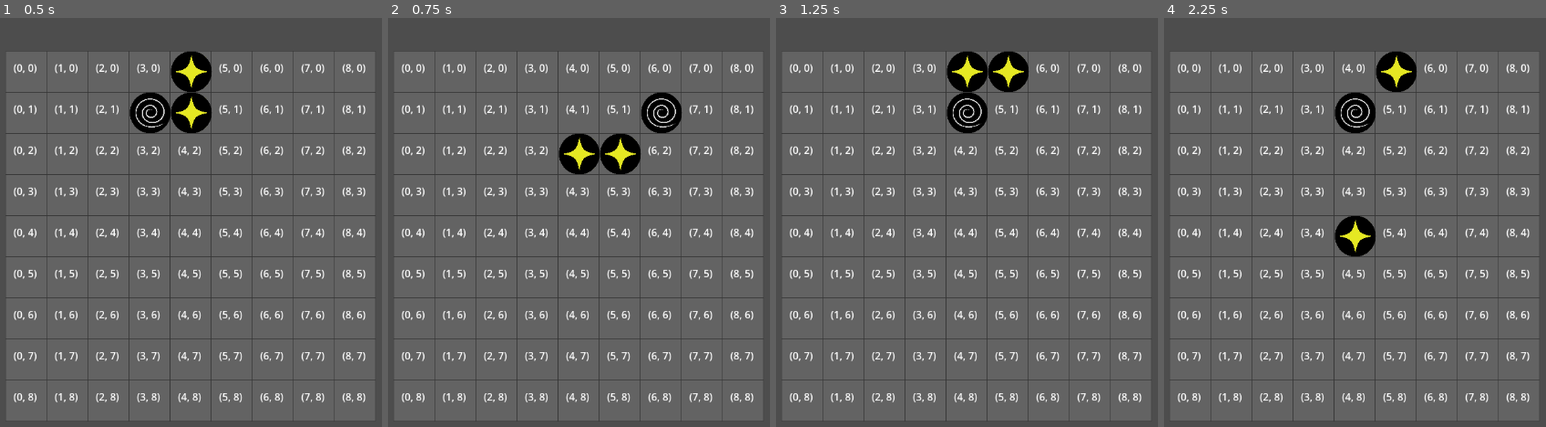
Above: before the commit, frames 1-4 (left to right).
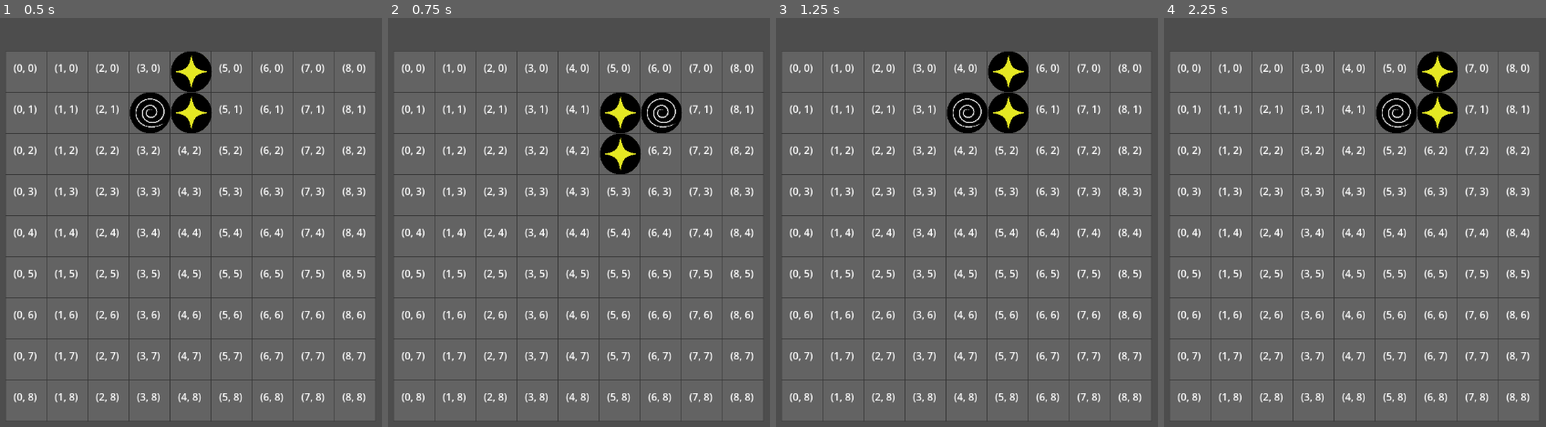
Above: after the commit, the same moments.

Repository: Jose-YP/PuzzlePrototype
Game: Godot game, scene res://Scenes/Main.tscn
Two runs of this game, one before a commit and one after it. Both use one fixed random seed, a clock stepped at 60 frames per second and the inputs below.
Inputs:
- Up to frame 1 (0.5 s): no input
- Up to frame 2 (0.75 s): tap Enter (ui_accept) at 0.5, 0.6 s; hold Right (ui_right) from 0.53 s (still down)
- Up to frame 3 (1.25 s): keep holding Right (ui_right); tap Enter (ui_accept) at 0.77, 1.07 s
- Up to frame 4 (2.25 s): release Right (ui_right) at 1.28 s; hold Down (ui_down) 1.28-2.03 s; tap Enter (ui_accept) at 1.35, 1.52, 1.82, 2.1 s; hold Right (ui_right) from 2.03 s (still down)

Frame 1 is identical in both runs. In frame 2, 1.7% of the frame differs, in the area x 44-67%, y 18-39%; in frame 3, 1.7%; in frame 4, 5.0%, in the area x 44-77%, y 8-59%.

Commit message:
Can move pieces left and right, have to keep rotation in empty spaces

Diff:
--- a/Code/Scenes/Board.gd
+++ b/Code/Scenes/Board.gd
@@ -63,14 +63,14 @@
 func spawn_piece() -> void:
 	currentPiece = fullPiece.instantiate()
 	$Grid.add_child(currentPiece)
-	currentPiece.currentPos[0] = start_pos
+	currentPiece.gridPos[0] = start_pos
 
 	board[start_pos.x][start_pos.y] = currentPiece.pieces[0]
 	currentPiece.rot.global_position = grid_to_pixel(start_pos)
 
 	full_piece_rotation(start_pos)
 	currentPiece.sync_position()
-	print(currentPiece.currentPos)
+	print(currentPiece.gridPos)
 
 func full_piece_rotation(pos) -> void:
 	var firstPos: Vector2 = pos
@@ -97,9 +97,10 @@
 	board[firstPos.x][firstPos.y] = currentPiece.pieces[1]
 	board[secondPos.x][secondPos.y] = currentPiece.pieces[2]
 
-	currentPiece.currentPos[1] = firstPos
-	currentPiece.currentPos[2] = secondPos
-
+	currentPiece.gridPos[1] = firstPos
+	currentPiece.gridPos[2] = secondPos
+
+	currentPiece.positions[0].global_position = grid_to_pixel(pos)
 	currentPiece.positions[1].global_position = grid_to_pixel(firstPos)
 	currentPiece.positions[2].global_position = grid_to_pixel(secondPos)
 
@@ -109,6 +110,31 @@
 
 func move_piece() -> void:
 	pass
+
+func can_move(direction) -> bool:
+	for i in range(currentPiece.pieces.size()):
+		var newPos: Vector2 = currentPiece.gridPos[i]
+		#Check if a piece can move horizontally or down
+		match direction:
+			"Left":
+				if newPos.x - 1 < 0:
+					return false
+				else: newPos.x -= 1
+			"Right":
+				if newPos.x + 1 > width - 1: return false
+				else: newPos.x += 1
+			"Down":
+				if newPos.y + 1 < height - 1: return false
+				else: newPos.y += 1
+			"Up":
+				if newPos.y - 1 < 0: return false
+				else: newPos.y -= 1
+
+		var piece = board[newPos.x][newPos.y]
+		if piece != null and not currentPiece.in_full_piece(piece):
+			return false
+
+	return true
 
 func _process(_delta) -> void:
 	if currentPiece.currentState == currentPiece.STATE.MOVE:
@@ -118,7 +144,7 @@
 			if currentPiece.rot.rotation_degrees > 360:
 				currentPiece.rot.rotation_degrees -= 360
 
-			full_piece_rotation(currentPiece.currentPos[0])
+			full_piece_rotation(currentPiece.gridPos[0])
 
 		if Input.is_action_just_pressed("ui_cancel"):
 			currentPiece.rot.rotation_degrees += fmod(rotation_degrees-90,360)
@@ -126,75 +152,22 @@
 			if currentPiece.rot.rotation_degrees < 0:
 				currentPiece.rot.rotation_degrees += 360
 
-			full_piece_rotation(currentPiece.currentPos[0])
-
-
-		if Input.is_action_just_pressed("ui_left"):
-			#Find which piece is closest to the left
-			#Prioritize them in the list
-			var leftPos: Array[Node] = currentPiece.positions
-			leftPos.sort_custom(func(a,b): return a.global_position.y < b.global_position.y)
-			leftPos.sort_custom(func(a,b): return a.global_position.x < b.global_position.x)
-			print("-----------LEFT------------")
-			print(currentPiece.currentPos)
-
-			for i in range(leftPos.size()):
-				var pos: Vector2 = pixel_to_grid(leftPos[i])
-				var nextPos: Vector2 =  Vector2(clamp(pos.x - 1,0,width - 1), pos.y)
-				var regularIndex: int = currentPiece.currentPos.find(pos)
-				print(currentPiece.pieces[regularIndex].currentType, leftPos[i].global_position, pos)
-				print("Old Pos: ",pos ,"New Pos: ",nextPos, "Regular Index: ", regularIndex)
-
-				#To prevent pieces from moving into already existent pieces
-				if board[nextPos.x][nextPos.y] != null:
-					print(board[nextPos.x][nextPos.y])
-					break
-
-				if nextPos == Vector2(0,0) or pos == Vector2(0,0):
-					pass
-
-				board[pos.x][pos.y] = null
-
-				board[nextPos.x][nextPos.y] = currentPiece.pieces[regularIndex]
-				currentPiece.currentPos[regularIndex] = nextPos
-
-				currentPiece.currentPos[regularIndex].global_position = grid_to_pixel(nextPos)
-				print(currentPiece.pieces[regularIndex].currentType, nextPos)
-
-		if Input.is_action_just_pressed("ui_right"):
-			#Find which piece is closest to the right
-			#Prioritize them in the list
-			var rightPos: Array[Node] = currentPiece.positions
-			rightPos.sort_custom(func(a,b): return a.global_position.y < b.global_position.y)
-			rightPos.sort_custom(func(a,b): return a.global_position.x > b.global_position.x)
-			print("-----------RIGHT------------")
-			print(currentPiece.currentPos)
-
-			for i in range(rightPos.size()):
-				var pos: Vector2 = pixel_to_grid(rightPos[i])
-				var nextPos: Vector2 =  Vector2(clamp(pos.x + 1,0,width - 1), pos.y)
-				var regularIndex: int = currentPiece.currentPos.find(pos)
-
-				print(currentPiece.pieces[regularIndex].currentType, pos)
-				print("Old Pos: ",pos ,"New Pos: ",nextPos)
-
-				#To prevent pieces from moving into already existent pieces
-				if board[nextPos.x][nextPos.y] != null:
-					break
-
-				board[pos.x][pos.y] = null
-
-				pos = Vector2(clamp(pos.x + 1,0,width), pos.y)
-
-				board[pos.x][pos.y] = currentPiece.pieces[regularIndex]
-				currentPiece.currentPos[regularIndex] = pos
-
-				rightPos[i].global_position = grid_to_pixel(pos)
+			full_piece_rotation(currentPiece.gridPos[0])
+
+		if Input.is_action_just_pressed("ui_left") and can_move("Left"):
+			for i in range(currentPiece.gridPos.size()):
+				currentPiece.gridPos[i].x -= 1
+				currentPiece.positions[i].global_position = grid_to_pixel(currentPiece.gridPos[i])
+
+		if Input.is_action_just_pressed("ui_right") and can_move("Right"):
+			for i in range(currentPiece.gridPos.size()):
+				currentPiece.gridPos[i].x += 1
+				currentPiece.positions[i].global_position = grid_to_pixel(currentPiece.gridPos[i])
 
 		#Both drop, up is hard drop, down is soft drop
 		if Input.is_action_just_pressed("ui_up"):
 			pass
-		if Input.is_action_just_pressed("ui_down"):
+		if Input.is_action_just_pressed("ui_down") and can_move("Down"):
 			#Find which piece is closest to the right
 			#Prioritize them in the list
 			var floorPos: Array[Node] = currentPiece.positions
@@ -202,7 +175,7 @@
 
 			for i in range(floorPos.size()):
 				var regularIndex: int = currentPiece.positions.find(floorPos[i])
-				var pos: Vector2 = currentPiece.currentPos[regularIndex]
+				var pos: Vector2 = currentPiece.gridPos[regularIndex]
 				var nextPos: Vector2 =  Vector2(clamp(pos.x,0,width - 1), clamp(pos.y + 1, 0, height - 1))
 
 				#To prevent pieces from moving into already existent pieces
@@ -214,7 +187,7 @@
 				pos = Vector2(clamp(pos.x,0,width), clamp(pos.y + 1, 0, height))
 
 				board[pos.x][pos.y] = currentPiece.pieces[regularIndex]
-				currentPiece.currentPos[regularIndex] = pos
+				currentPiece.gridPos[regularIndex] = pos
 
 				floorPos[i].global_position = grid_to_pixel(pos)
 
@@ -240,6 +213,22 @@
 	#"Global: ",piece.global_position.y, " Start const: ", start_pos.y)
 	#print(Vector2(Xnew, Ynew))
 	return Vector2(Xnew, Ynew)
+
+#Adjacent array: [left,right,up,down] with null for any \wo a piece
+func find_adjacent(piece) -> Array:
+	var adjacent: Array = [null, null, null, null]
+	var pos = pixel_to_grid(piece)
+
+	if board[pos.x - 1][pos.y] != null:
+		adjacent[0] = board[pos.x - 1][pos.y]
+	if board[pos.x + 1][pos.y] != null:
+		adjacent[1] = board[pos.x - 1][pos.y]
+	if board[pos.x][pos.y - 1] != null:
+		adjacent[2] = board[pos.x - 1][pos.y]
+	if board[pos.x][pos.y + 1] != null:
+		adjacent[3] = board[pos.x - 1][pos.y]
+
+	return adjacent
 
 #______________________________
 #DEBUG
--- a/Code/Scenes/CurrentPos.gd
+++ b/Code/Scenes/CurrentPos.gd
@@ -2,8 +2,8 @@
 
 #Current pos will make it easy to find the posiiton of every piece in the full piece
 #Make this it's own node so it can be referenced by other variables like a pointer
-var currentPos: Array[Vector2] = [Vector2(), Vector2(), Vector2()]
+var gridPos: Array[Vector2] = [Vector2(), Vector2(), Vector2()]
 
 func _process(_delta):
-	if currentPos[0] == Vector2(0,0):
+	if gridPos[0] == Vector2(0,0):
 		print("AAAAA")
--- a/Code/Scenes/FullPiece.gd
+++ b/Code/Scenes/FullPiece.gd
@@ -2,15 +2,15 @@
 
 @onready var positions: Array = $Positions.get_children()
 @onready var pieces: Array = $Pieces.get_children()
-#Dict doesn't work as the position values aren't pointers to currentPos
-@onready var pieceDict: Dictionary = {$Positions/AnchorPos:[$Pieces/Anchor, currentPos[0]],
-$Positions/Marker2D2:[$Pieces/SinglePiece2, currentPos[1]],$Positions/Marker2D3:[$Pieces/SinglePiece3, currentPos[2]]}
+#Dict doesn't work as the position values aren't pointers to gridPos
+@onready var pieceDict: Dictionary = {$Positions/AnchorPos:[$Pieces/Anchor, gridPos[0]],
+$Positions/Marker2D2:[$Pieces/SinglePiece2, gridPos[1]],$Positions/Marker2D3:[$Pieces/SinglePiece3, gridPos[2]]}
 @onready var rot = $Positions
 
 enum STATE {MOVE, PLACED}
 
 var currentState: STATE = STATE.MOVE
-var currentPos: Array[Vector2] = [Vector2(), Vector2(), Vector2()]
+var gridPos: Array[Vector2] = [Vector2(), Vector2(), Vector2()]
 
 func _ready() -> void:
 	#Randomize Rotation
@@ -23,3 +23,10 @@
 func sync_position() -> void:
 	for i in range(3):
 		pieces[i].global_position = positions[i].global_position
+
+func in_full_piece(piece) -> bool:
+	for i in range(pieces.size()):
+		if pieces[i] == piece:
+			return true
+
+	return false
--- a/project.godot
+++ b/project.godot
@@ -11,6 +11,7 @@
 [application]
 
 config/name="PuzzlePrototype"
+config/tags=PackedStringArray("2d", "made")
 run/main_scene="res://Scenes/Main.tscn"
 config/features=PackedStringArray("4.2", "Forward Plus")
 config/icon="res://Art/LiquidOrb.png"
